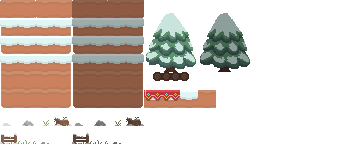
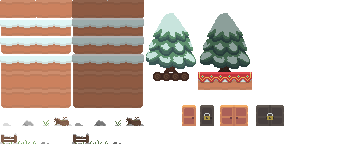
Layered file, before and after one edit (360 x 162). Changes by layer:
removed layer "Layer 48" over bbox(198, 90, 216, 108)
removed layer "Layer 47" over bbox(180, 92, 198, 108)
painted on "Layer 46" over bbox(162, 92, 284, 126)
painted on "Layer 45" over bbox(144, 72, 252, 108)
